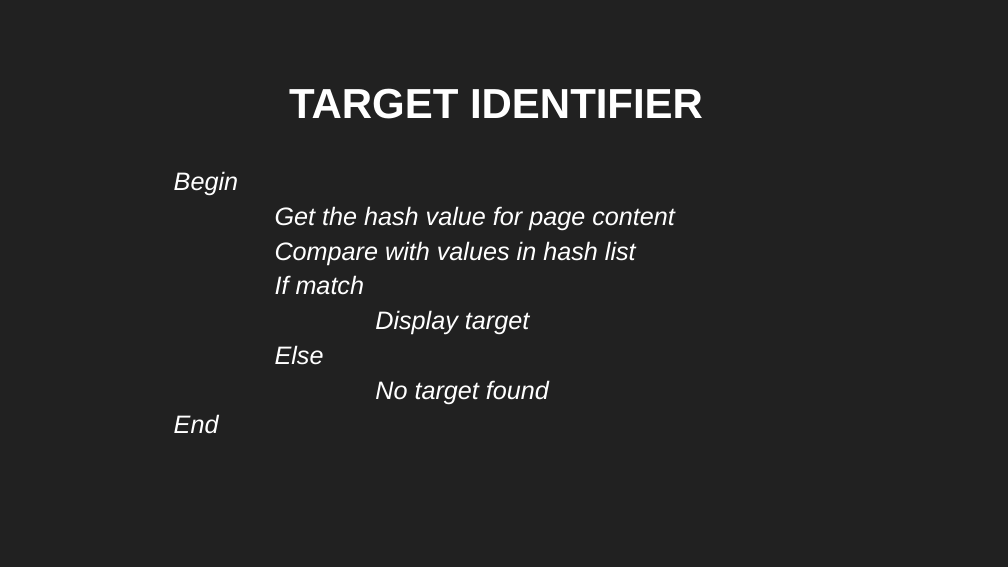
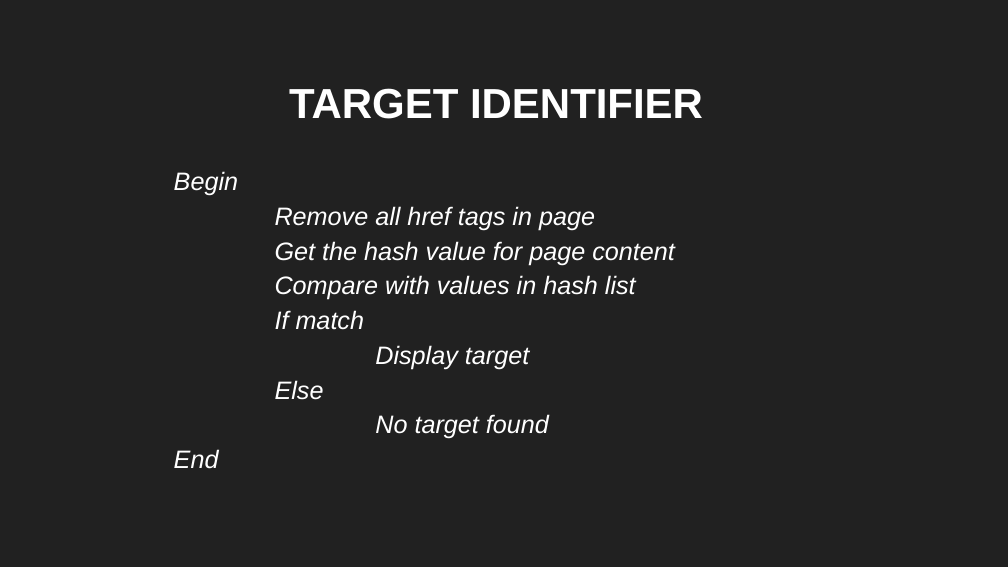
Before and after one commit to sbenstewart/cantina-plus, a slide deck: slide 23 of mail these/first/FYP First.pptx (slide 22 before the commit). Drawn at 1008x567 pixels with LibreOffice and Linux fonts; fonts in the diff are those of the drawing. Boxes give left, top, right and bottom in pixels: in the first picture for what was removed or moved away, otherwise in the second. Text is boxed around its words. In the diff, an @@ line names an element or a change of style, - is before the commit and + after.

```diff
--- a/mail these/first/FYP First.pptx
+++ b/mail these/first/FYP First.pptx
@@ subtitle at [275,206,595,231]: paragraph added @@
+Remove all href tags in page
```
Also in this commit, not shown: 1 other slide changed, 2 slides added, 11 other files.
